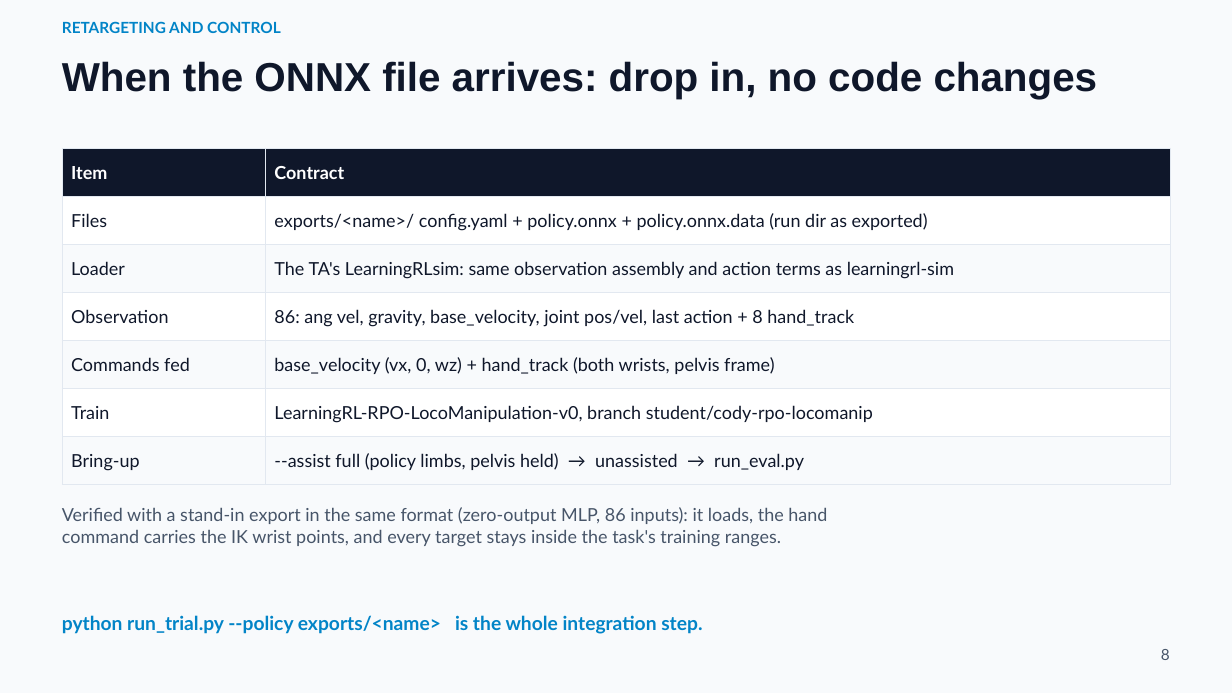
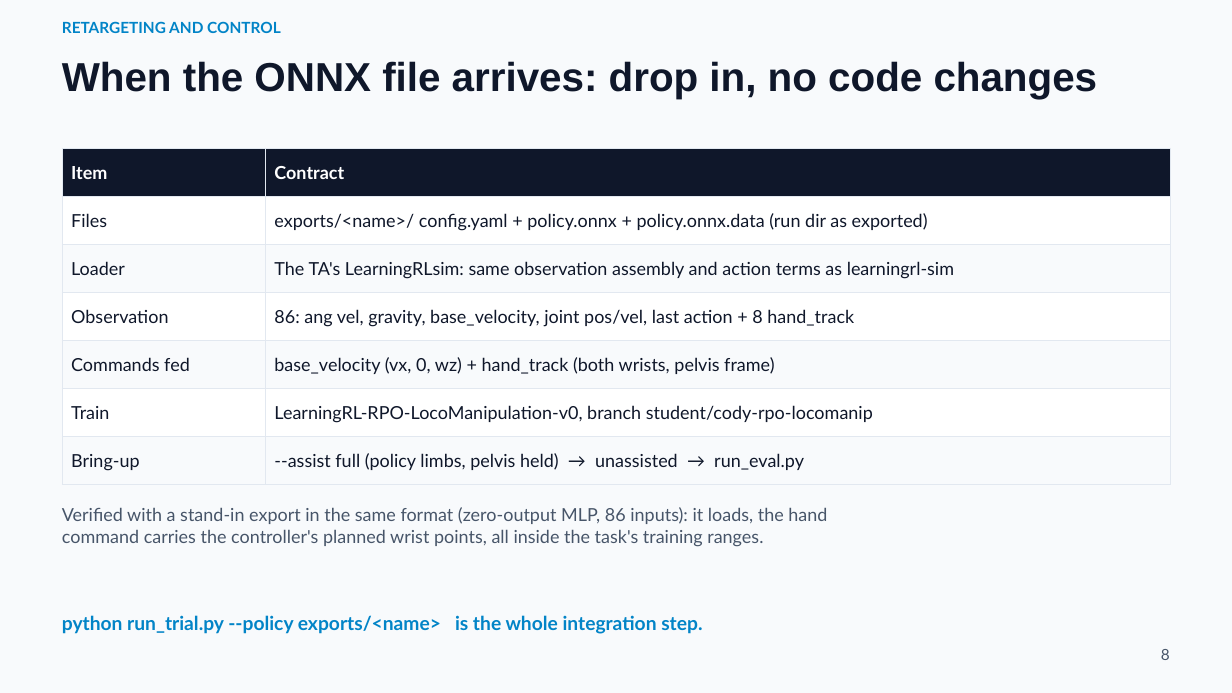
Before and after one commit to thebestjuan1738/SantaDisplayRoboto, a slide deck: slide 8 of slides/SantaBot_Stage2_Simulation_Review.pptx. Drawn at 1232x693 pixels with LibreOffice and Linux fonts; fonts in the diff are those of the drawing. Boxes give left, top, right and bottom in pixels: in the first picture for what was removed or moved away, otherwise in the second. Text is boxed around its words. In the diff, an @@ line names an element or a change of style, - is before the commit and + after.

```diff
--- a/slides/SantaBot_Stage2_Simulation_Review.pptx
+++ b/slides/SantaBot_Stage2_Simulation_Review.pptx
@@ text at (62,529,763,547): text changed @@
-command carries the IK wrist points, and every target stays inside the task's training ranges.
+command carries the controller's planned wrist points, all inside the task's training ranges.
```
Also in this commit, not shown: 1 other slide changed, 2 other files.
